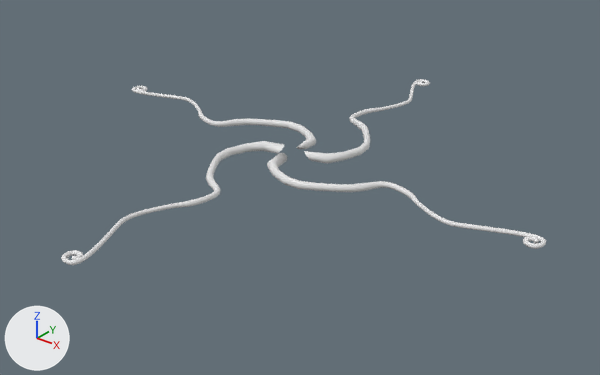
An edit to the FBX model Assets/vfx/models/Vine03.fbx, drawn before and after from the same camera.
The view is the same before and after, from a 50 mm camera at (4.83, -5.82, 3.26) aimed at (0.21, -0.05, -0.31). Arrows for +X, +Y and +Z are at lower left; the lights stay in place. Where no turn or scale is listed for an object, it has been applied to the vertices.

Objects in the first picture: 'Vine'.
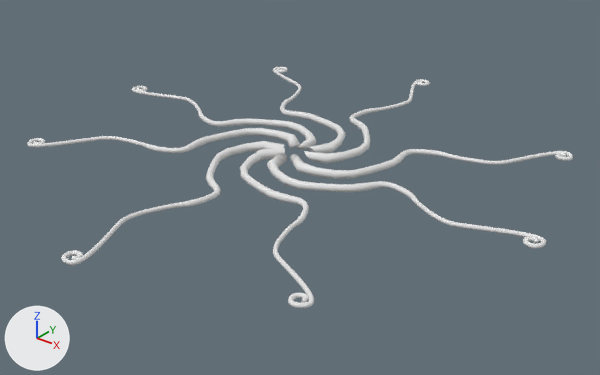
Scene script edits in JSON lines:
```json
{"block": "me_beziercurve", "where": "me_beziercurve.from_pydata(...)  # 2928 vertices, 2884 faces; spans x -3.63..1.76, y -2.68..2.74, z -0.05..0.05"}
{"block": "me_beziercurve", "where": "# used by ob_vine; location = (1.003, 0.0, 0.0)"}
{"block": "me_beziercurve", "change": "me_beziercurve part 1: the loose piece of 732 vertices spanning x -1.14..-0.41, y 0.0..2.74, z -0.05..0.05 is copied, and the copy is turned 40.6 degrees about the z axis through its middle, then moved by (-0.9, -0.19, 0.0); it spans x -2.82..-0.67, y 0.14..2.06, z -0.05..0.05"}
{"block": "me_beziercurve", "change": "me_beziercurve part 2: the loose piece of 732 vertices spanning x -1.47..-0.86, y -2.68..0.07, z -0.05..0.05 is copied, and the copy is turned 40.6 degrees about the z axis through its middle, then moved by (0.93, 0.2, 0.0); it spans x -1.19..0.85, y -2.06..-0.02, z -0.05..0.05"}
{"block": "me_beziercurve", "change": "me_beziercurve part 3: the loose piece of 732 vertices spanning x -0.99..1.76, y -0.55..0.02, z -0.05..0.05 is copied, and the copy is turned 40.6 degrees about the z axis through its middle, then moved by (-0.12, 0.95, 0.0); it spans x -0.86..1.27, y -0.25..1.71, z -0.05..0.05"}
{"block": "me_beziercurve", "change": "me_beziercurve part 4: the loose piece of 732 vertices spanning x -3.63..-0.88, y 0.08..0.6, z -0.05..0.05 is copied, and the copy is turned 40.6 degrees about the z axis through its middle, then moved by (0.13, -0.91, 0.0); it spans x -3.21..-0.97, y -1.5..0.33, z -0.05..0.05"}
```

Location of each change, (x1, y1, x2, y2) in pixels of the pictures (600 x 375 px):
```json
{"object": "Vine", "change": "reshaped", "before": [61, 79, 546, 265], "after": [27, 67, 573, 308], "on screen": "13% wider, 29% taller"}
{"part": 1, "of": "me_beziercurve", "change": "added", "after": [273, 67, 346, 153]}
{"part": 2, "of": "me_beziercurve", "change": "added", "after": [240, 147, 314, 308]}
{"part": 3, "of": "me_beziercurve", "change": "added", "after": [290, 149, 573, 179]}
{"part": 4, "of": "me_beziercurve", "change": "added", "after": [27, 128, 300, 153]}
```
